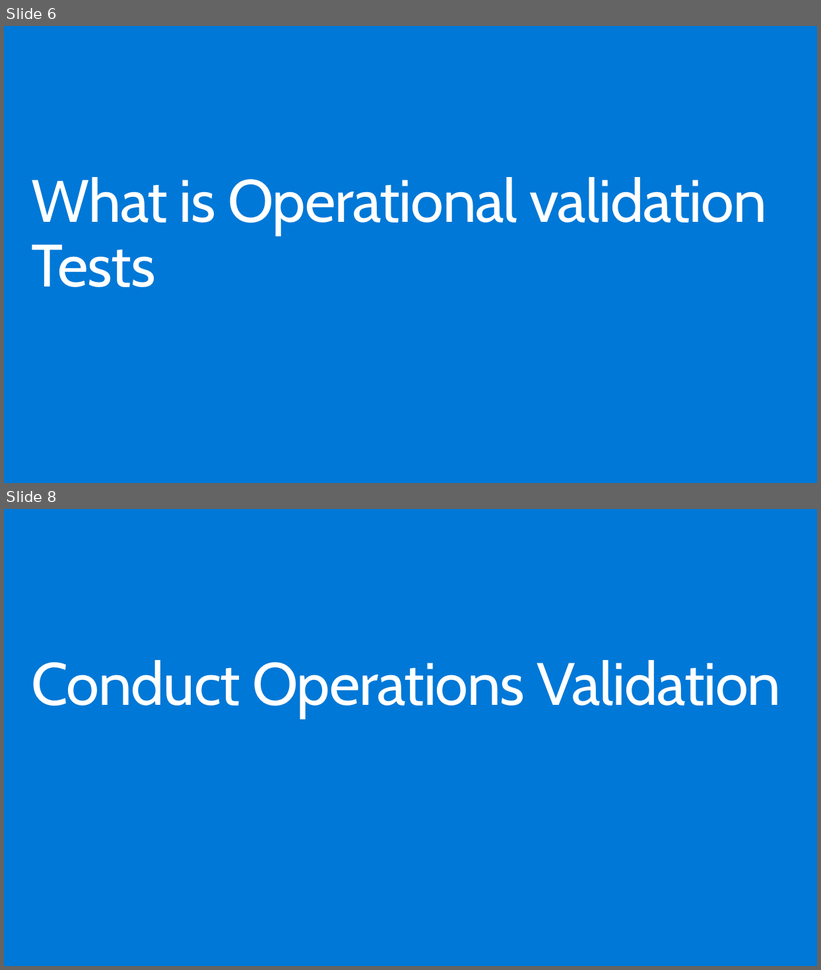
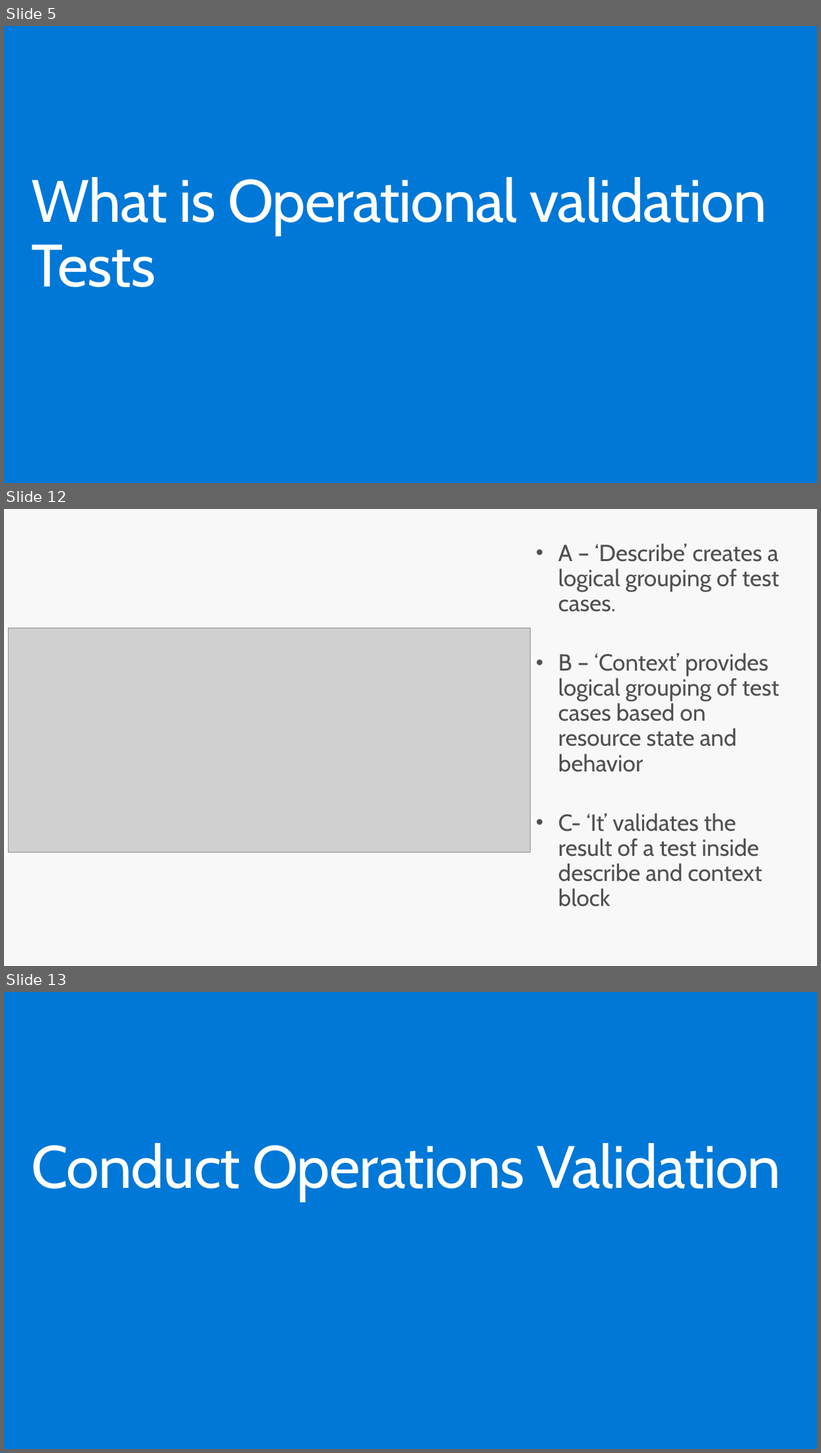
Before and after one commit to riteshmodi123/Presentations, a slide deck: OpsValidation.pptx. Shown one above the other, each under a label of ours: slides 6 and 8 before the commit, slides 5, 12 and 13 after it; the slides between them are not shown. The pictures are 821x970 and 821x1453 pixels, drawn with LibreOffice and Linux fonts; fonts in the diff are those of the drawing; grey boxes stand for pictures. Boxes give left, top, right and bottom in pixels: in the first picture for what was removed or moved away, otherwise in the second. Text is boxed around its words. In the diff, an @@ line names an element or a change of style, - is before the commit and + after.

```diff
--- a/OpsValidation.pptx
+++ b/OpsValidation.pptx
@@ slide 12 added at bbox=[4, 509, 817, 966], background #F8F8F8 @@
@@ text added at bbox=[558, 543, 780, 907], 28 pt, text #505050 @@
+• A – ‘Describe’ creates a logical grouping of test cases.
+• B – ‘Context’ provides logical grouping of test cases based on resource state and behavior
+• C- ‘It’ validates the result of a test inside describe and context block
@@ picture added at bbox=[8, 628, 530, 852] @@
@@ what was slide 6 is now slide 5 @@
@@ what was slide 8 is now slide 13 @@
```
Also in this commit, not shown: 1 slide changed, 7 other slides added, 2 slides removed.
